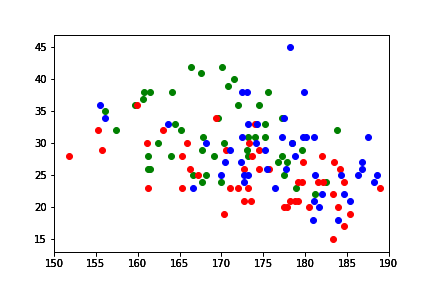
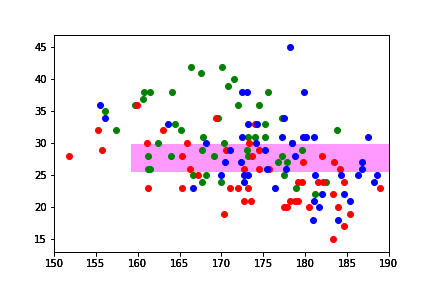
Layered file, before and after one edit (w=432, h=288). Changes by layer:
added layer "長方形 1" (40%) above "レイヤー 1" over bbox(131, 144, 389, 172)
